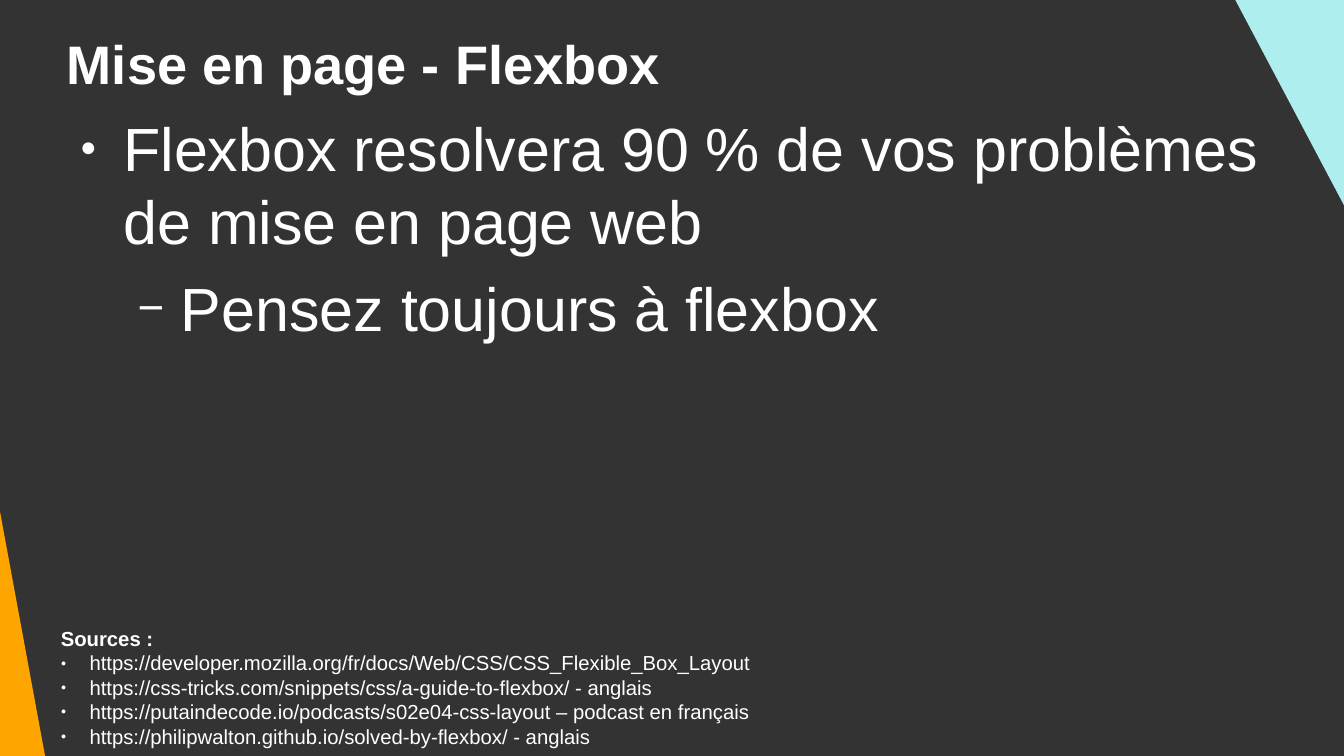
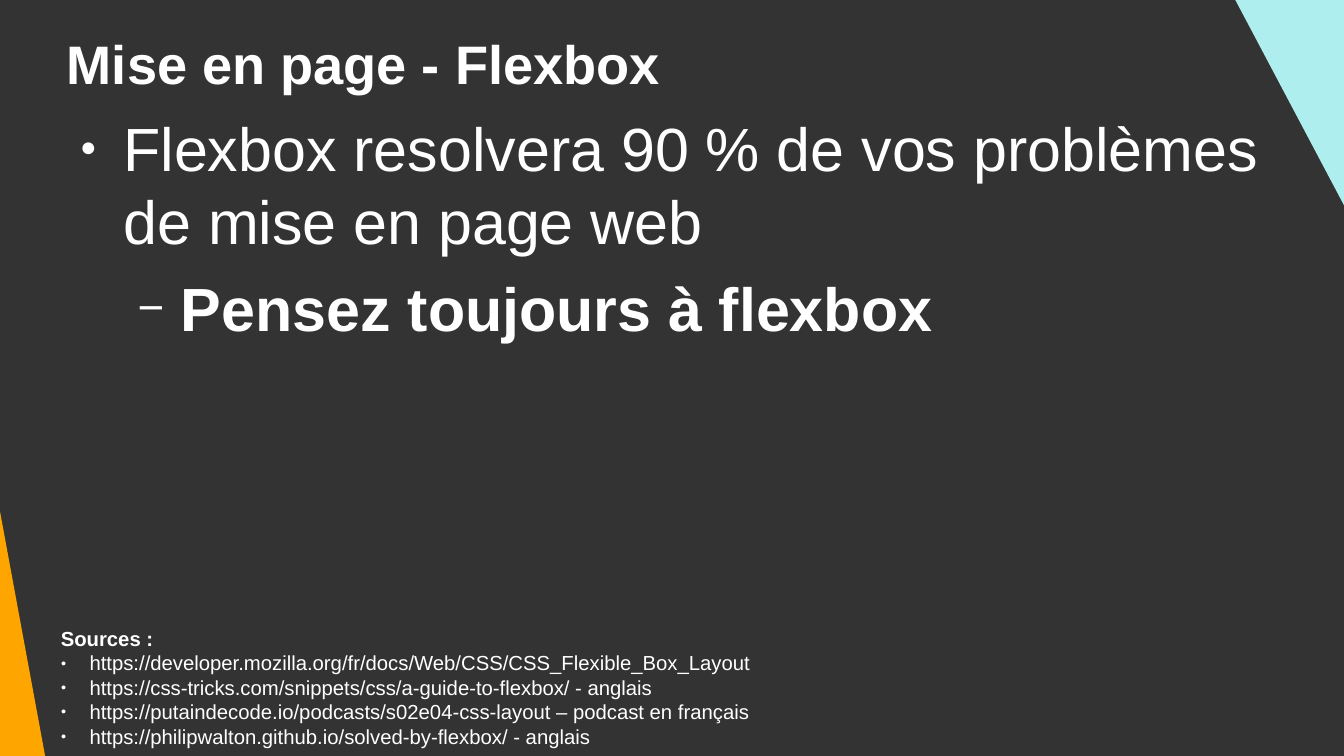
Before and after one commit to DanYellow/cours, a slide deck: slide 9 of integration-web-s1/travaux-pratiques/numero-8/presentation.odp. Drawn at 1344x756 pixels with LibreOffice and Linux fonts; fonts in the diff are those of the drawing. Boxes give left, top, right and bottom in pixels: in the first picture for what was removed or moved away, otherwise in the second. Text is boxed around its words. In the diff, an @@ line names an element or a change of style, - is before the commit and + after.

```diff
--- a/integration-web-s1/travaux-pratiques/numero-8/presentation.odp
+++ b/integration-web-s1/travaux-pratiques/numero-8/presentation.odp
@@ text at box(181, 286, 932, 342): bold on in "Pensez toujours à flexbox" @@
```
Also in this commit, not shown: 9 other slides changed, 4 slides added, 37 slides removed, 6 other files.
